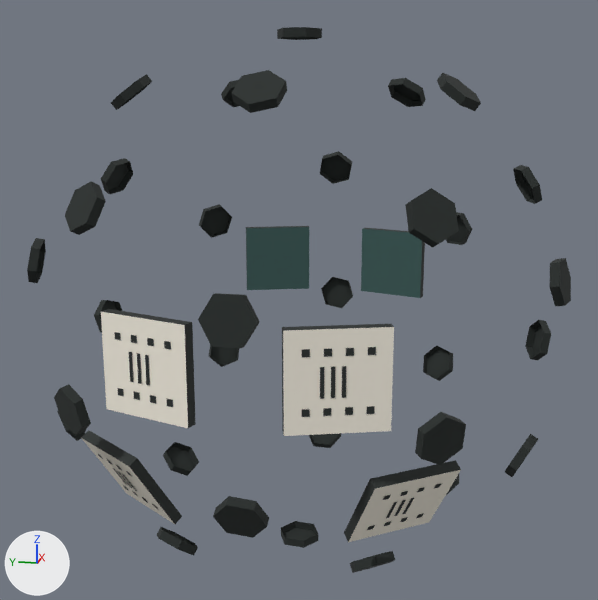
One commit to the glTF model sketches/core-loop/assets/models/world_one/shell_tally_c3.glb: the scene before it, then after it.
Rendered twice from a 50 mm camera at (-2.977, -0.594, 0.753) aimed at (0.002, 0.002, 0.008). Lighting does not change. The marker at lower left points along +X, +Y and +Z. The first picture is the older version. Where no turn or scale is listed for an object, it has been applied to the vertices. Vertices at exactly the same position are counted once.

Before the edit, the objects in view are built like this:
```python
me_core = bpy.data.meshes.new('Core')
me_core.from_pydata(...)  # 384 vertices, 512 faces; spans x -0.98..0.98, y -0.95..0.94, z -0.98..0.98
me_core.materials.append(mat_rubber)
me_pod = bpy.data.meshes.new('Pod')
me_pod.from_pydata(...)  # 364 vertices, 238 faces; spans x -0.91..0.91, y -0.62..0.62, z -0.6..0.15
me_pod.materials.append(mat_paint)
ob_core = bpy.data.objects.new('Core', me_core)
ob_core.location = (0.0, 0.0, 0.0)
ob_pod = bpy.data.objects.new('Pod', me_pod)
ob_pod.location = (0.0, 0.0, 0.0)
```
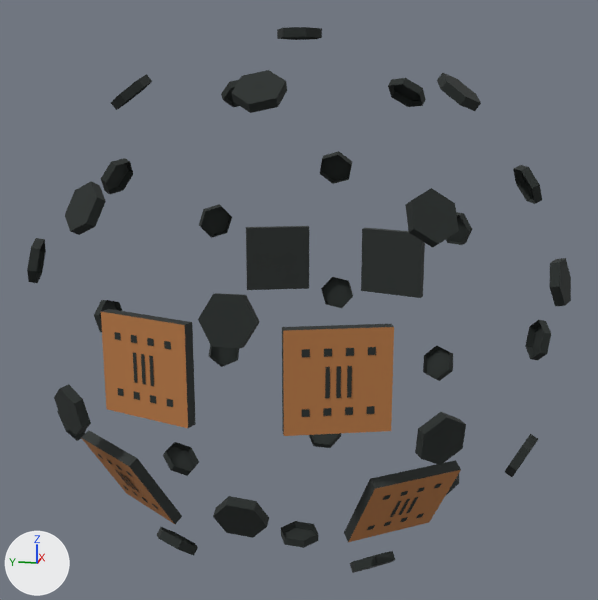
What differs and where, as boxes [x1, y1, x2, y2] in the pictures (598 x 600 px):
part 1 of me_pod, recoloured (dark cyan to black): [246, 227, 422, 298] in both
part 2 of me_pod, recoloured (white to orange): [83, 312, 461, 542] in both

The change, as a diff of the scene's bpy script:
```diff
--- a/sketches/core-loop/assets/models/world_one/shell_tally_c3.glb.py
+++ b/sketches/core-loop/assets/models/world_one/shell_tally_c3.glb.py
@@ me_pod @@
 me_pod.from_pydata(...)  # 364 vertices, 238 faces; spans x -0.91..0.91, y -0.62..0.62, z -0.6..0.15
 # used by ob_pod; location = (0.0, 0.0, 0.0)
+# me_pod part 1: 14 faces centred in x -0.84..0.84, y -0.49..0.46, z -0.5..0.05 are repainted in the vertex colours; the middle colour goes from dark cyan #365754 to black #242a28
+# me_pod part 2: 14 faces centred in x -0.88..0.88, y -0.48..0.51, z -0.52..0.05 are repainted in the vertex colours; the middle colour goes from white #f7f1e3 to orange #b77843
 me_pod.materials.append(mat_paint)
```
